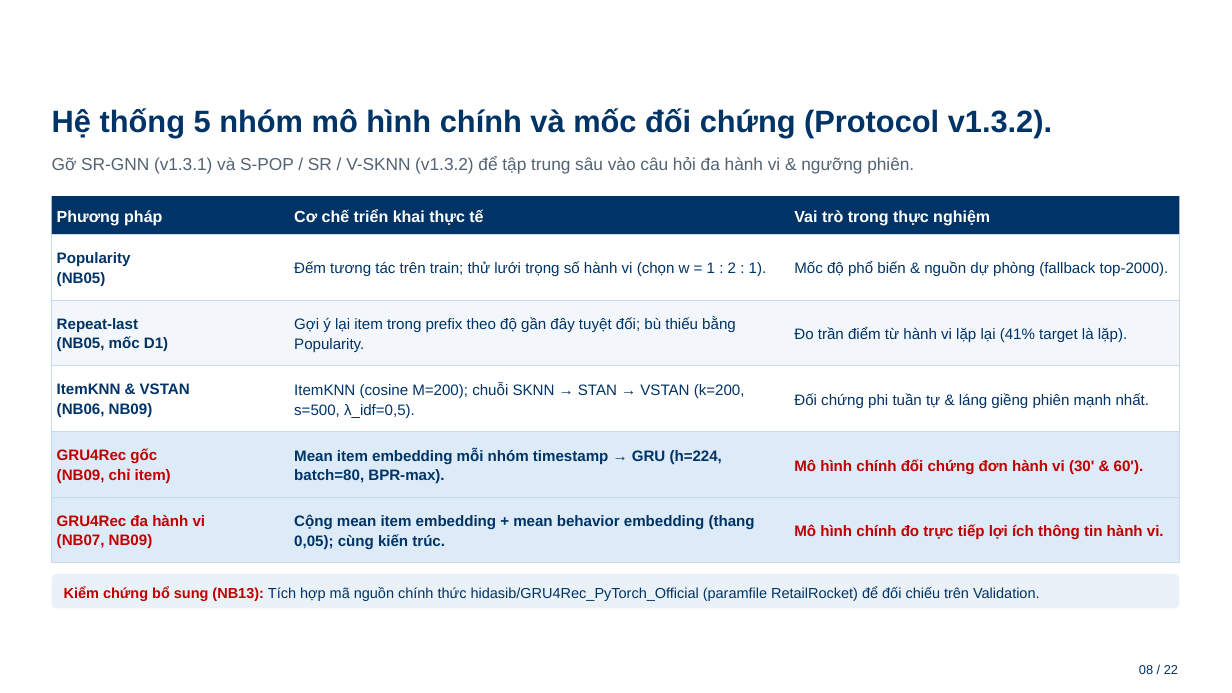
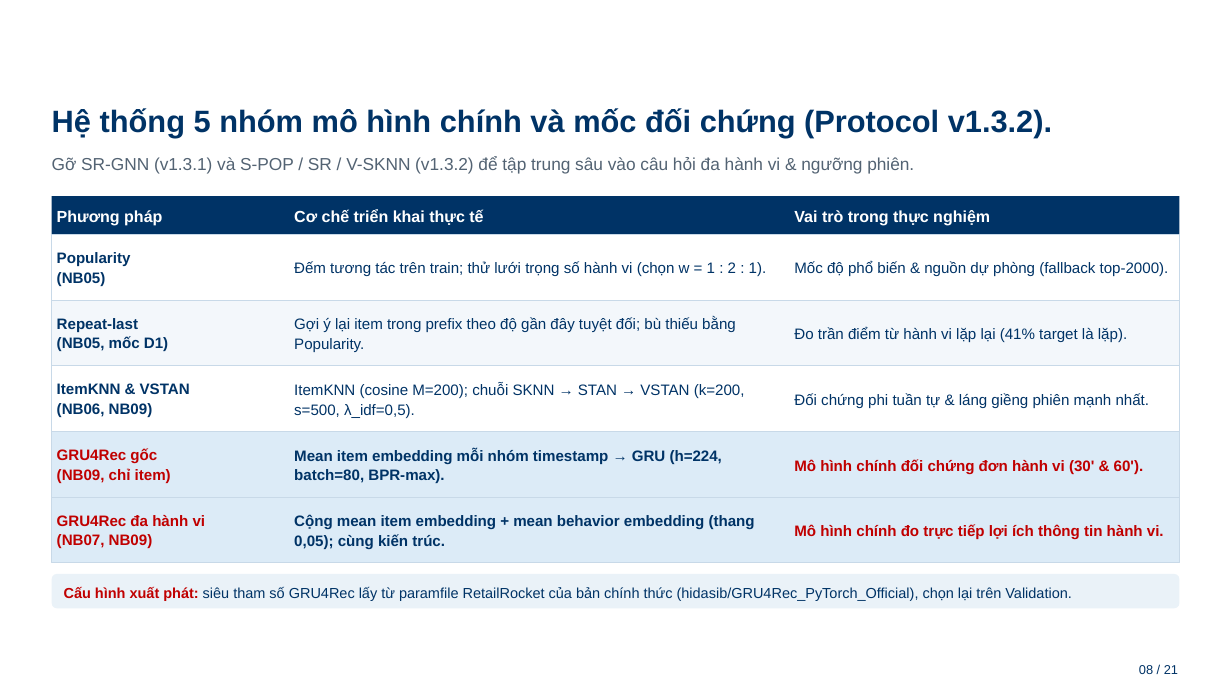
Before and after one commit to Mymark1010/MultiBehavior_Product_Recommendation_System, a slide deck: slide 8 of docs/BAO_CAO_TIEN_DO_PROJECT3_HUST_27_11.pptx. Drawn at 1232x693 pixels with LibreOffice and Linux fonts; fonts in the diff are those of the drawing; background and template pictures are left out. Boxes give left, top, right and bottom in pixels: in the first picture for what was removed or moved away, otherwise in the second. Text is boxed around its words. In the diff, an @@ line names an element or a change of style, - is before the commit and + after.

Commit message:
Remove notebook 13 (official GRU4Rec check) and its bridge, tests, report and model; deck drops the NB13 slide (21 slides) and cites the official repo README numbers on the literature slide

```diff
--- a/docs/BAO_CAO_TIEN_DO_PROJECT3_HUST_27_11.pptx
+++ b/docs/BAO_CAO_TIEN_DO_PROJECT3_HUST_27_11.pptx
@@ text at box(64, 587, 1072, 601): text changed @@
-Kiểm chứng bổ sung (NB13): Tích hợp mã nguồn chính thức hidasib/GRU4Rec_PyTorch_Official (paramfile RetailRocket) để đối chiếu trên Validation.
+Cấu hình xuất phát: siêu tham số GRU4Rec lấy từ paramfile RetailRocket của bản chính thức (hidasib/GRU4Rec_PyTorch_Official), chọn lại trên Validation.
@@ text at box(1139, 665, 1178, 674): text changed @@
-08 / 22
+08 / 21
```
Also in this commit, not shown: 20 other slides changed, 1 slide removed, 10 other files.
